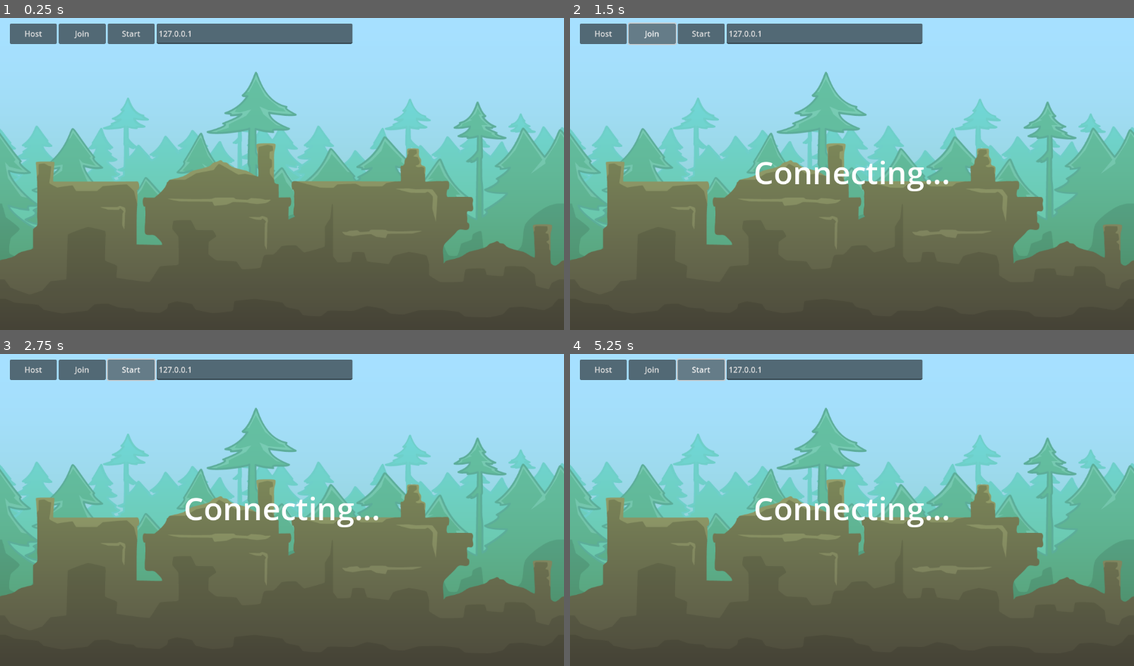
Above: before the commit, frames 1-4 (two rows, left to right).
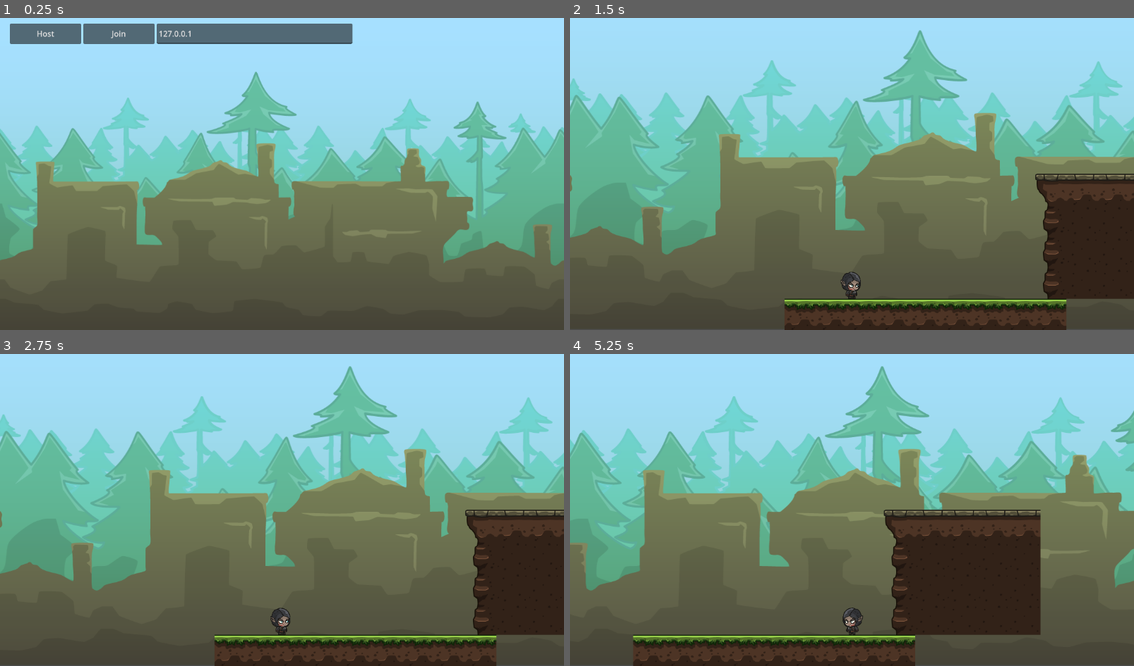
Above: after the commit, the same moments.

Repository: BlurryGames/GodotMultiplayerCourse
Game: Godot game, scene res://Levels/Menu/Menu.tscn
The game is run twice, just before and just after one commit, with the same random seed, the same clock (stepped at 60 frames per second) and the same inputs.
Inputs (mouse positions are in pixels of both pictures, inside the frame that each line leads up to):
- Up to frame 1 (0.25 s): no input
- Up to frame 2 (1.5 s): click "Host" at 0.5 s; click (654, 33) at 1.25 s, where only the run before the commit has a clickable "Join"
- Up to frame 3 (2.75 s): click (129, 369) at 2 s, where only the run before the commit has a clickable "Start"
- Up to frame 4 (5.25 s): click (699, 369) at 2.75 s, where only the run before the commit has a clickable "Start"; tap Enter at 3.5 s; hold D (MoveRight) 3.53-5.03 s; tap Space (Jump) at 3.77, 4.52 s; hold A (MoveLeft) from 5.03 s (still down)

The runs differ from the first frame. In frame 1, 0.2% of the frame differs, in the area x 4-25%, y 1-9%; in frame 2, 42%; in frame 3, 42%; in frame 4, 46%, in the area x 0-100%, y 1-100%.

Commit message:
Section3: Multiplayer Conection / Lesson6: Starting The Game

Diff:
--- a/Levels/Menu/Menu.tscn
+++ b/Levels/Menu/Menu.tscn
@@ -1,24 +1,39 @@
-[gd_scene load_steps=5 format=3 uid="uid://827gkmjsmhtu"]
+[gd_scene load_steps=6 format=3 uid="uid://827gkmjsmhtu"]
 
 [ext_resource type="Texture2D" uid="uid://bja0wl8tcw71c" path="res://art/backgrounds/background_01.png" id="1_4r1x1"]
 [ext_resource type="Script" path="res://Scripts/Menu.gd" id="1_alwnr"]
+[ext_resource type="PackedScene" uid="uid://i4w7cenijf7x" path="res://Levels/Level01/Level01.tscn" id="2_g8u4f"]
 [ext_resource type="Texture2D" uid="uid://bujx43rcy5b85" path="res://art/backgrounds/background_02.png" id="2_p6uge"]
 
 [sub_resource type="LabelSettings" id="LabelSettings_hp4t5"]
 font_size = 64
 
-[node name="Menu" type="Control" node_paths=PackedStringArray("ipLineEdit", "statusLabel")]
+[node name="Menu" type="Node" node_paths=PackedStringArray("ui", "levelContainer", "ipLineEdit", "statusLabel", "notConnectedHBox", "hostHBox")]
+script = ExtResource("1_alwnr")
+ui = NodePath("UI")
+levelContainer = NodePath("Level")
+levelScene = ExtResource("2_g8u4f")
+ipLineEdit = NodePath("UI/NotConnectedHBox/IPLineEdit")
+statusLabel = NodePath("UI/StatusLabel")
+notConnectedHBox = NodePath("UI/NotConnectedHBox")
+hostHBox = NodePath("UI/HostHBox")
+
+[node name="Level" type="Node" parent="."]
+
+[node name="LevelSpawner" type="MultiplayerSpawner" parent="."]
+_spawnable_scenes = PackedStringArray("res://Levels/Level01/Level01.tscn")
+spawn_path = NodePath("../Level")
+spawn_limit = 1
+
+[node name="UI" type="Control" parent="."]
 layout_mode = 3
 anchors_preset = 15
 anchor_right = 1.0
 anchor_bottom = 1.0
 grow_horizontal = 2
 grow_vertical = 2
-script = ExtResource("1_alwnr")
-ipLineEdit = NodePath("HBoxContainer/IPLineEdit")
-statusLabel = NodePath("StatusLabel")
 
-[node name="BackgroundTrees" type="TextureRect" parent="."]
+[node name="BackgroundTrees" type="TextureRect" parent="UI"]
 layout_mode = 1
 anchors_preset = 15
 anchor_right = 1.0
@@ -29,7 +44,7 @@
 expand_mode = 2
 stretch_mode = 4
 
-[node name="BackgroundHouses" type="TextureRect" parent="BackgroundTrees"]
+[node name="BackgroundHouses" type="TextureRect" parent="UI/BackgroundTrees"]
 layout_mode = 1
 anchors_preset = 15
 anchor_right = 1.0
@@ -40,35 +55,43 @@
 expand_mode = 2
 stretch_mode = 4
 
-[node name="HBoxContainer" type="HBoxContainer" parent="."]
+[node name="NotConnectedHBox" type="HBoxContainer" parent="UI"]
 layout_mode = 0
 offset_left = 20.0
 offset_top = 20.0
 offset_right = 720.0
 offset_bottom = 62.0
 
-[node name="HostButton" type="Button" parent="HBoxContainer"]
+[node name="HostButton" type="Button" parent="UI/NotConnectedHBox"]
 layout_mode = 2
 size_flags_horizontal = 3
 text = "Host"
 
-[node name="JoinButton" type="Button" parent="HBoxContainer"]
+[node name="JoinButton" type="Button" parent="UI/NotConnectedHBox"]
 layout_mode = 2
 size_flags_horizontal = 3
 text = "Join"
 
-[node name="StartButton" type="Button" parent="HBoxContainer"]
-layout_mode = 2
-size_flags_horizontal = 3
-text = "Start"
-
-[node name="IPLineEdit" type="LineEdit" parent="HBoxContainer"]
+[node name="IPLineEdit" type="LineEdit" parent="UI/NotConnectedHBox"]
 custom_minimum_size = Vector2(400, 0)
 layout_mode = 2
 text = "127.0.0.1"
 placeholder_text = "Enter IP Adress..."
 
-[node name="StatusLabel" type="Label" parent="."]
+[node name="HostHBox" type="HBoxContainer" parent="UI"]
+visible = false
+layout_mode = 0
+offset_left = 20.0
+offset_top = 20.0
+offset_right = 315.0
+offset_bottom = 62.0
+
+[node name="StartButton" type="Button" parent="UI/HostHBox"]
+layout_mode = 2
+size_flags_horizontal = 3
+text = "Start"
+
+[node name="StatusLabel" type="Label" parent="UI"]
 layout_mode = 1
 anchors_preset = 15
 anchor_right = 1.0
@@ -79,6 +102,6 @@
 horizontal_alignment = 1
 vertical_alignment = 1
 
-[connection signal="pressed" from="HBoxContainer/HostButton" to="." method="_on_host_button_pressed"]
-[connection signal="pressed" from="HBoxContainer/JoinButton" to="." method="_on_join_button_pressed"]
-[connection signal="pressed" from="HBoxContainer/StartButton" to="." method="_on_start_button_pressed"]
+[connection signal="pressed" from="UI/NotConnectedHBox/HostButton" to="." method="_on_host_button_pressed"]
+[connection signal="pressed" from="UI/NotConnectedHBox/JoinButton" to="." method="_on_join_button_pressed"]
+[connection signal="pressed" from="UI/HostHBox/StartButton" to="." method="_on_start_button_pressed"]
--- a/Scripts/Menu.gd
+++ b/Scripts/Menu.gd
@@ -1,24 +1,45 @@
-class_name Menu extends Control
+class_name Menu extends Node
 
+@export var ui: Control = null
+@export var levelContainer: Node = null
+@export var levelScene: PackedScene = null
 @export var ipLineEdit: LineEdit = null
 @export var statusLabel: Label = null
+@export var notConnectedHBox: HBoxContainer = null
+@export var hostHBox: HBoxContainer = null
 
 func _ready()-> void:
 	multiplayer.connection_failed.connect(onConnectionFailed)
 	multiplayer.connected_to_server.connect(onConnectedToServer)
 
 func _on_host_button_pressed()-> void:
+	notConnectedHBox.hide()
+	hostHBox.show()
 	LobbyPtr.createGame()
+	statusLabel.text = "Hosting!"
 
 func _on_join_button_pressed()-> void:
+	notConnectedHBox.hide()
 	LobbyPtr.joinGame(ipLineEdit.text)
 	statusLabel.text = "Connecting..."
 
 func _on_start_button_pressed()-> void:
-	pass
+	hideMenu.rpc()
+	changeLevel.call_deferred(levelScene)
+
+func changeLevel(scene: PackedScene)-> void:
+	for c in levelContainer.get_children():
+		levelContainer.remove_child(c)
+		c.queue_free()
+	levelContainer.add_child(scene.instantiate())
 
 func onConnectionFailed()-> void:
 	statusLabel.text = "Failed to connect"
+	notConnectedHBox.show()
 
 func onConnectedToServer()-> void:
 	statusLabel.text = "Connected!"
+
+@rpc("call_local", "authority", "reliable")
+func hideMenu()-> void:
+	ui.hide()
